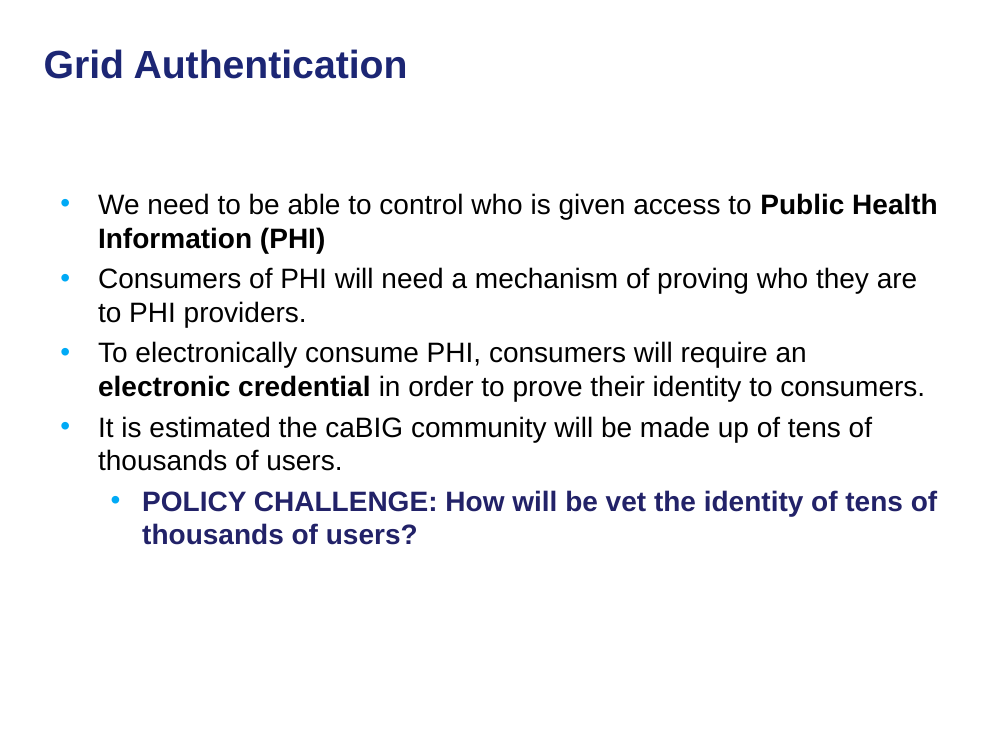
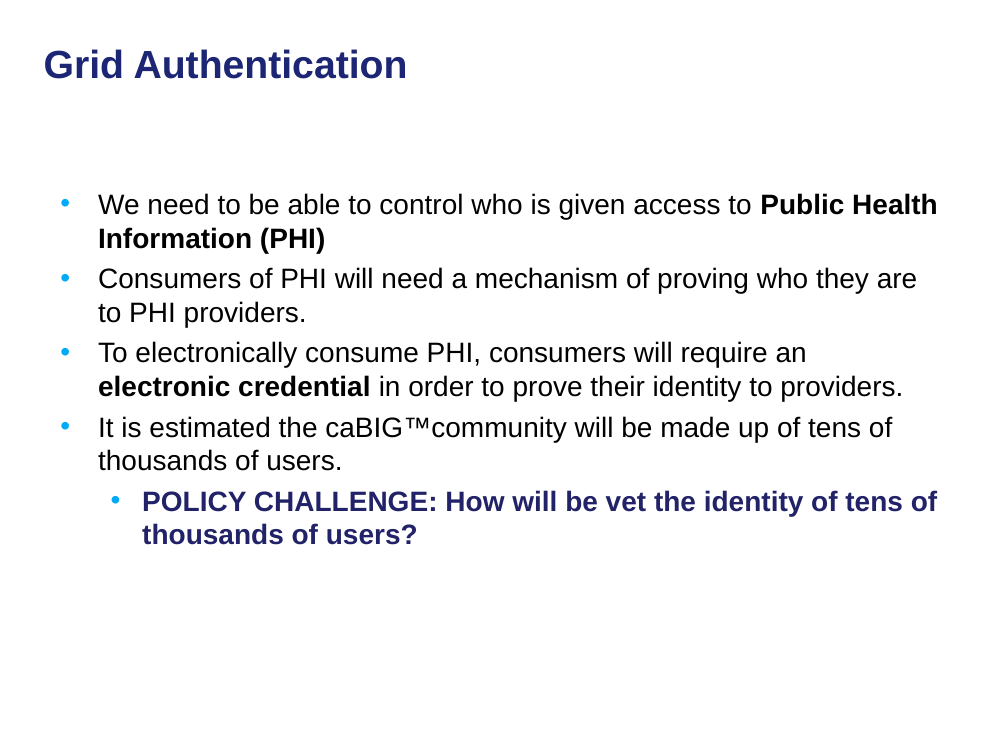
Before and after one commit to NCIP/cagrid-docs, a slide deck: slide 8 of presentations/security/caBIG-security-challenges-healthgrid-2008.ppt. Drawn at 1008x756 pixels with LibreOffice and Linux fonts; fonts in the diff are those of the drawing; background and template pictures are left out. Boxes give left, top, right and bottom in pixels: in the first picture for what was removed or moved away, otherwise in the second. Text is boxed around its words. In the diff, an @@ line names an element or a change of style, - is before the commit and + after.

```diff
--- a/presentations/security/caBIG-security-challenges-healthgrid-2008.ppt
+++ b/presentations/security/caBIG-security-challenges-healthgrid-2008.ppt
@@ text at [98, 341, 903, 471]: text changed @@
-• To electronically consume PHI, consumers will require an electronic credential in order to prove their identity to consumers.
-• It is estimated the caBIG community will be made up of tens of thousands of users.
+• To electronically consume PHI, consumers will require an electronic credential in order to prove their identity to providers.
+• It is estimated the caBIG™community will be made up of tens of thousands of users.
```
Also in this commit, not shown: 3 other slides changed, 3 slides added, 4 slides removed.
